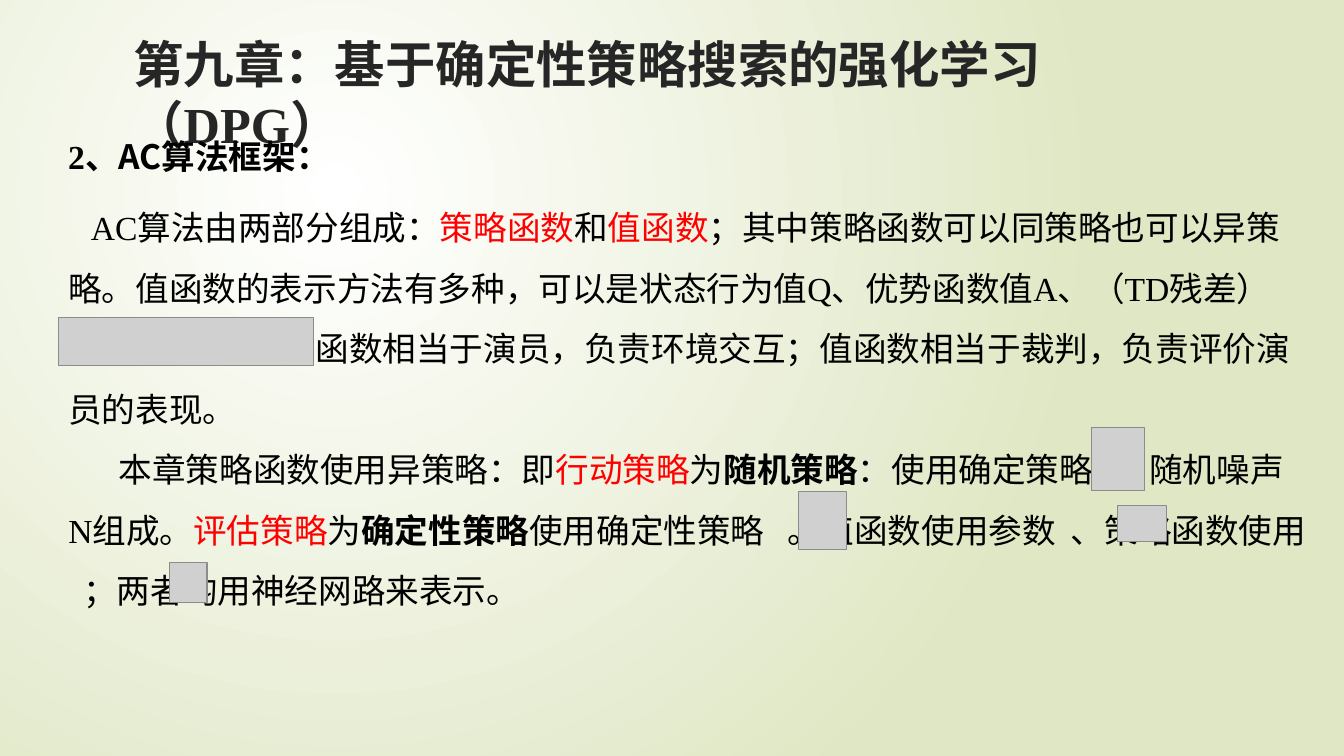
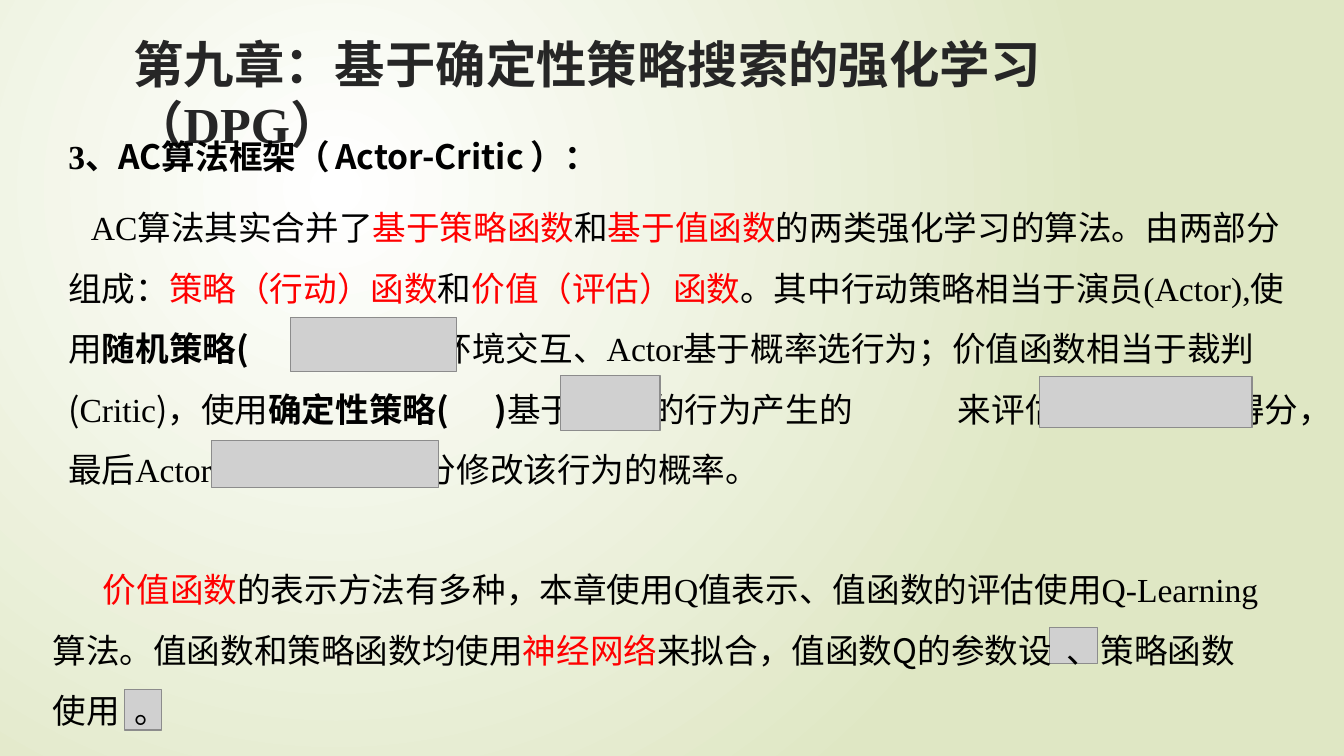
Before and after one commit to zgqzhangguoqi/RL-Flies, a slide deck: slide 50 of 强化学习PPT/强化学习原理入门(4~9章).pptx (slide 49 before the commit). Drawn at 1344x756 pixels with LibreOffice and Linux fonts; fonts in the diff are those of the drawing; grey boxes stand for pictures. Boxes give left, top, right and bottom in pixels: in the first picture for what was removed or moved away, otherwise in the second. Text is boxed around its words. In the diff, an @@ line names an element or a change of style, - is before the commit and + after.

```diff
--- a/强化学习PPT/强化学习原理入门(4~9章).pptx
+++ b/强化学习PPT/强化学习原理入门(4~9章).pptx
@@ text at bbox=[68, 141, 523, 172]: text changed @@
-2、AC算法框架：
+3、AC算法框架（ Actor-Critic ）：
@@ text at bbox=[68, 214, 1332, 488]: text changed @@
-AC算法由两部分组成：策略函数和值函数；其中策略函数可以同策略也可以异策略。值函数的表示方法有多种，可以是状态行为值Q、优势函数值A、（TD残差）
-等。策略函数相当于演员，负责环境交互；值函数相当于裁判，负责评价演员的表现。
-本章策略函数使用异策略：即行动策略为随机策略：使用确定策略 ＋随机噪声N组成。评估策略为确定性策略使用确定性策略 。值函数使用参数 、策略函数使用 ；两者均用神经网路来表示。
+AC算法其实合并了基于策略函数和基于值函数的两类强化学习的算法。由两部分组成：策略（行动）函数和价值（评估）函数。其中行动策略相当于演员(Actor),使用随机策略( )负责与环境交互、Actor基于概率选行为；价值函数相当于裁判(Critic)，使用确定性策略( )基于Actor的行为产生的 来评估当前 得分，最后Actor根据Critic的评分修改该行为的概率。
@@ picture removed at bbox=[58, 318, 314, 366] @@
@@ picture added at bbox=[290, 318, 457, 372] @@
@@ picture added at bbox=[561, 376, 659, 431] @@
@@ picture added at bbox=[1040, 377, 1252, 427] @@
@@ picture added at bbox=[212, 441, 439, 488] @@
@@ picture removed at bbox=[1092, 427, 1144, 491] @@
@@ picture removed at bbox=[799, 492, 847, 551] @@
@@ picture removed at bbox=[1118, 505, 1167, 541] @@
@@ picture removed at bbox=[169, 563, 207, 603] @@
@@ text added at bbox=[53, 573, 1258, 731], 24 pt, text #000000 @@
+价值函数的表示方法有多种，本章使用Q值表示、值函数的评估使用Q-Learning算法。值函数和策略函数均使用神经网络来拟合，值函数Q的参数设 、策略函数 使用 。
@@ picture added at bbox=[1050, 628, 1098, 664] @@
@@ picture added at bbox=[124, 690, 161, 730] @@
```
Also in this commit, not shown: 6 other slides changed, 4 slides added, 1 slide removed.
